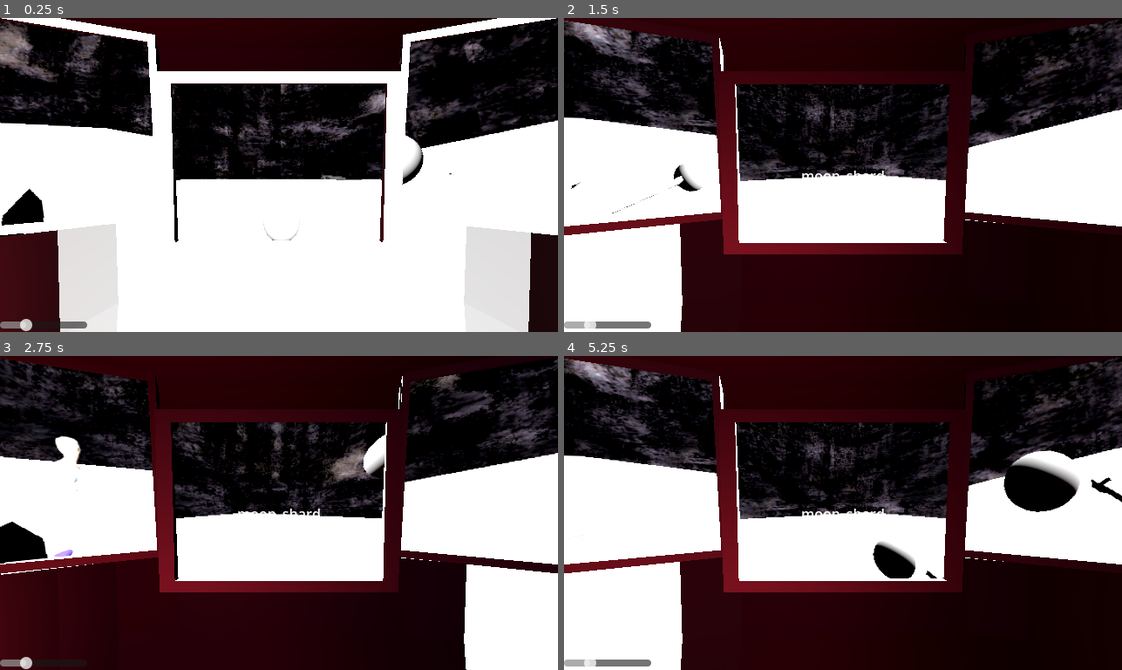
Above: before the commit, frames 1-4 (two rows, left to right).
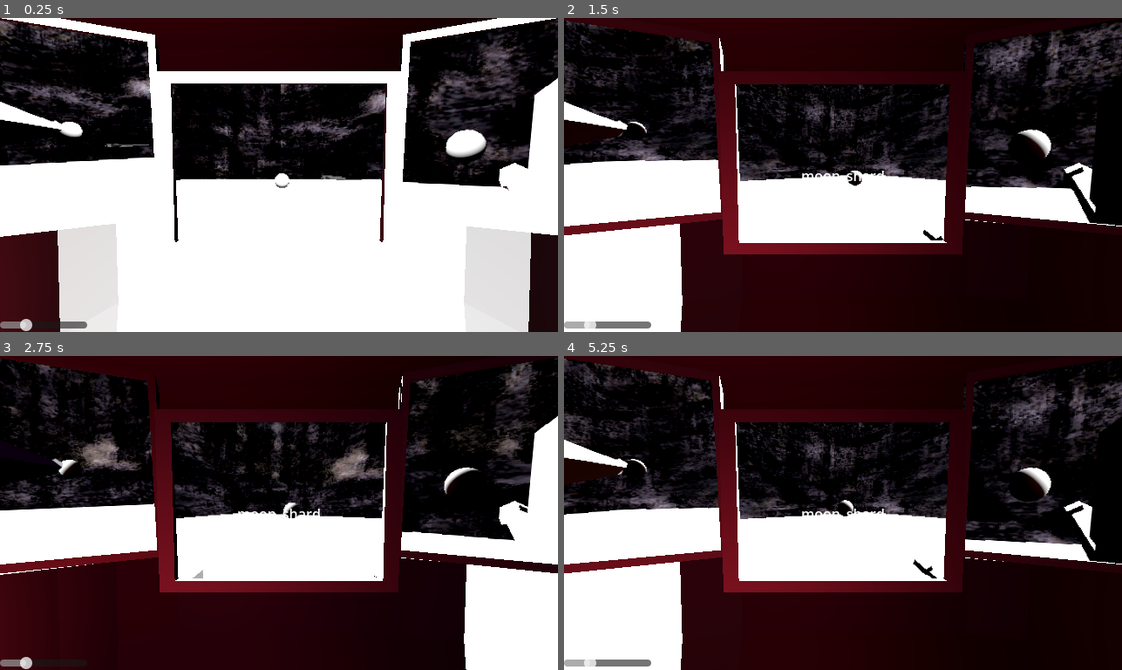
Above: after the commit, the same moments.

Repository: SnekOfSpice/moon-mecha
Game: Godot game, scene res://game/terrain.tscn
Same seed, same stepped clock (60 frames per second), same inputs: the game is played once before the commit and once after it.
Inputs (mouse positions are in pixels of both pictures, inside the frame that each line leads up to):
- Up to frame 1 (0.25 s): no input
- Up to frame 2 (1.5 s): move the mouse to (965, 159) at 0.52 s; hold D (turn_right) 0.53-1.25 s; hold F (interact) 0.53-1.25 s; click (965, 159) at 0.67 s; drag from (731, 190) to (815, 237) at 1.27 s
- Up to frame 3 (2.75 s): move the mouse to (334, 443) at 2.02 s; hold D (turn_right) from 2.03 s (still down); hold Alt from 2.03 s (still down); click (334, 443) at 2.17 s
- Up to frame 4 (5.25 s): release D (turn_right) at 2.75 s; release Alt at 2.75 s; drag from (815, 575) to (675, 465) at 2.77 s; tap Enter at 3.5 s; move the mouse to (1010, 560) at 3.52 s; hold A (turn_left) 3.53-4.25 s; hold Shift 3.53-4.25 s; click (1010, 560) at 3.67 s; drag from (675, 465) to (759, 434) at 4.27 s; move the mouse to (870, 513) at 5.02 s; press the mouse at (870, 513) at 5.03 s; hold Space (brake) from 5.03 s (still down)

The runs differ from the first frame. In frame 1, 14% of the frame differs, in the area x 0-100%, y 0-71%; in frame 2, 16%; in frame 3, 16%; in frame 4, 18%.

Commit message:
move cameras to guns

Diff:
--- a/game/player/player.gd
+++ b/game/player/player.gd
@@ -97,11 +97,12 @@
 		var rangeb = bottom - top
 		var b = (mouse_pos.y - top) / rangeb
 		#print(Vector2(a, b))
-		var depth := 4.0
-		#if $RayCast3D.is_colliding():
-			#depth = $RayCast3D.get_collider().global_position.distance_to(global_position)
-
-		%AimTarget.global_position = %PlayerCamera.project_position(Vector2(a, b) * screen_size, depth)
+	var depth : float = abs(%AimTargetCenter.position.z)
+	#if $RayCast3D.is_colliding():
+		#depth = $RayCast3D.get_collider().global_position.distance_to(global_position)
+	var target_pos :Vector3=  %PlayerCamera.project_position(mouse_pos, depth)
+	if target_pos.distance_to(%AimTargetCenter.global_position) <= 4:
+		%AimTarget.global_position = lerp(%AimTarget.global_position, target_pos, 0.4 *delta)
 		$RayCast3D.look_at(%AimTarget.global_position)
 
 
--- a/game/player/player.tscn
+++ b/game/player/player.tscn
@@ -63,30 +63,22 @@
 transform = Transform3D(0.005710556, 0.25966963, -0.10458995, 0.27310896, -0.02813945, -0.054951355, -0.06147251, -0.10089511, -0.25385284, 0.6922627, 1.3080616, 0.31592387)
 texture = SubResource("ViewportTexture_8soms")
 
-[node name="RemoteTransform3D" type="RemoteTransform3D" parent="cockpit/ScreenL" unique_id=1394268414]
-transform = Transform3D(6.9291253, 0.6909811, 1.5906202, 0.4058829, 5.723271, -4.25438, -1.6860567, 4.2174754, 5.5127563, 1.9482632, 1.2348232, -0.40138626)
-remote_path = NodePath("../LeftVP/Camera3D")
-
 [node name="LeftVP" type="SubViewport" parent="cockpit/ScreenL" unique_id=329843398]
 size = Vector2i(240, 180)
 
 [node name="Camera3D" type="Camera3D" parent="cockpit/ScreenL/LeftVP" unique_id=839239164]
-transform = Transform3D(-0.3213092, -1.0489999, 1.672229, 1.973636, -0.20409255, 0.2511951, 0.03889203, 1.6905446, 1.067962, -1.0660155, 4.077769, -0.17346457)
+transform = Transform3D(-8.742268e-08, -1.9999989, 0, 1.9999977, -8.742273e-08, 0, 0, 0, 1.999998, -2.5117755, 2.5141041, -0.962036)
 fov = 60.0
 
 [node name="ScreenR" type="Sprite3D" parent="cockpit" unique_id=255033598]
 transform = Transform3D(-0.0068293433, -0.25381866, 0.11802283, -0.27337617, -0.019323481, -0.05737567, 0.06015584, -0.11663032, -0.24734296, -0.6922082, 1.3080616, 0.31947103)
 texture = SubResource("ViewportTexture_a4w0n")
 
-[node name="RemoteTransform3D" type="RemoteTransform3D" parent="cockpit/ScreenR" unique_id=1762200767]
-transform = Transform3D(6.637458, 1.6387721, -2.068523, -0.66246665, 6.454157, 2.9875321, 2.5545013, -2.5843134, 6.1494856, -0.276268, 2.6864142, -0.34025764)
-remote_path = NodePath("../RightVP/Camera3D")
-
 [node name="RightVP" type="SubViewport" parent="cockpit/ScreenR" unique_id=1274194098]
 size = Vector2i(240, 180)
 
 [node name="Camera3D" type="Camera3D" parent="cockpit/ScreenR/RightVP" unique_id=166692974]
-transform = Transform3D(-0.42430636, 1.9543852, 0.018385231, -1.9482878, -0.4244413, 0.15492448, 0.15529245, 0.014956772, 1.9939026, 1.4123416, 3.601508, -0.073694974)
+transform = Transform3D(-8.742253e-08, 1.9999988, 0, -1.9999943, -8.742273e-08, 0, 0, 0, 1.9999968, 2.0679882, 2.9638498, -1.0136132)
 fov = 37.849285
 
 [node name="MainScreenSprite" type="Sprite3D" parent="cockpit" unique_id=561845568]
@@ -94,7 +86,7 @@
 transform = Transform3D(-0.34, 9.636704e-09, 5.0343882e-08, -4.121156e-10, 0.33341247, -0.06660424, -5.1256247e-08, -0.06660424, -0.33341247, -0.0060708984, 1.1855941, 0.35468525)
 texture = SubResource("ViewportTexture_5fytw")
 
-[node name="RemoteTransform3D" type="RemoteTransform3D" parent="cockpit/MainScreenSprite" unique_id=1837522452]
+[node name="RemoteTransformMain" type="RemoteTransform3D" parent="cockpit/MainScreenSprite" unique_id=1837522452]
 transform = Transform3D(5.8823524, -7.1300277e-09, 9.888282e-11, 6.9725115e-09, 5.7683816, 1.1523225, -1.4937024e-09, -1.1523225, 5.7683816, -0.035710983, 2.6521645, -3.2563539)
 remote_path = NodePath("../MainScreenVP/Camera3D")
 
@@ -139,12 +131,20 @@
 unique_name_in_owner = true
 transform = Transform3D(-1, 0, 8.742278e-08, 0, 1, 0, -8.742278e-08, 0, -1, -1.7566717, 0.29976702, 0.16956088)
 
+[node name="RemoteTransformRight" type="RemoteTransform3D" parent="cockpit/WeaponSwivelRight" unique_id=1762200767]
+transform = Transform3D(-8.742253e-08, 1.9999988, 0, -1.9999943, -8.742273e-08, 0, 0, 0, 1.9999968, 0.3113165, 0.4137733, -0.8440522)
+remote_path = NodePath("../../ScreenR/RightVP/Camera3D")
+
 [node name="pistol2" parent="cockpit/WeaponSwivelRight" unique_id=45297058 instance=ExtResource("3_8soms")]
 transform = Transform3D(-1, 0, -8.742278e-08, 0, 1, 0, 8.742278e-08, 0, -1, 0.5989983, -0.25003362, -0.9271045)
 
 [node name="WeaponSwivelLeft" type="Node3D" parent="cockpit" unique_id=614809164]
 unique_name_in_owner = true
 transform = Transform3D(-1, 0, 8.742278e-08, 0, 1, 0, -8.742278e-08, 0, -1, 2.804832, 0.29976702, 0.16956127)
+
+[node name="RemoteTransformLeft" type="RemoteTransform3D" parent="cockpit/WeaponSwivelLeft" unique_id=1394268414]
+transform = Transform3D(-8.742268e-08, -1.9999989, 0, 1.9999977, -8.742273e-08, 0, 0, 0, 1.999998, 0.2930565, -0.035972357, -0.792475)
+remote_path = NodePath("../../ScreenL/LeftVP/Camera3D")
 
 [node name="sniper2" parent="cockpit/WeaponSwivelLeft" unique_id=1594836592 instance=ExtResource("4_a4w0n")]
 
@@ -199,6 +199,10 @@
 [node name="MeshInstance3D" type="MeshInstance3D" parent="AimTarget" unique_id=887914299]
 mesh = SubResource("SphereMesh_8soms")
 
+[node name="AimTargetCenter" type="Marker3D" parent="." unique_id=1949618864]
+unique_name_in_owner = true
+transform = Transform3D(1, 0, 0, 0, 1, 0, 0, 0, 1, 0.093559146, 3.6818242, -7.147935)
+
 [node name="RayCast3D" type="RayCast3D" parent="." unique_id=469231282]
 transform = Transform3D(1, 0, 0, 0, 1, 0, 0, 0, 1, 0, 3.1676111, -1.2057662)
 target_position = Vector3(0, 0, -4000)
